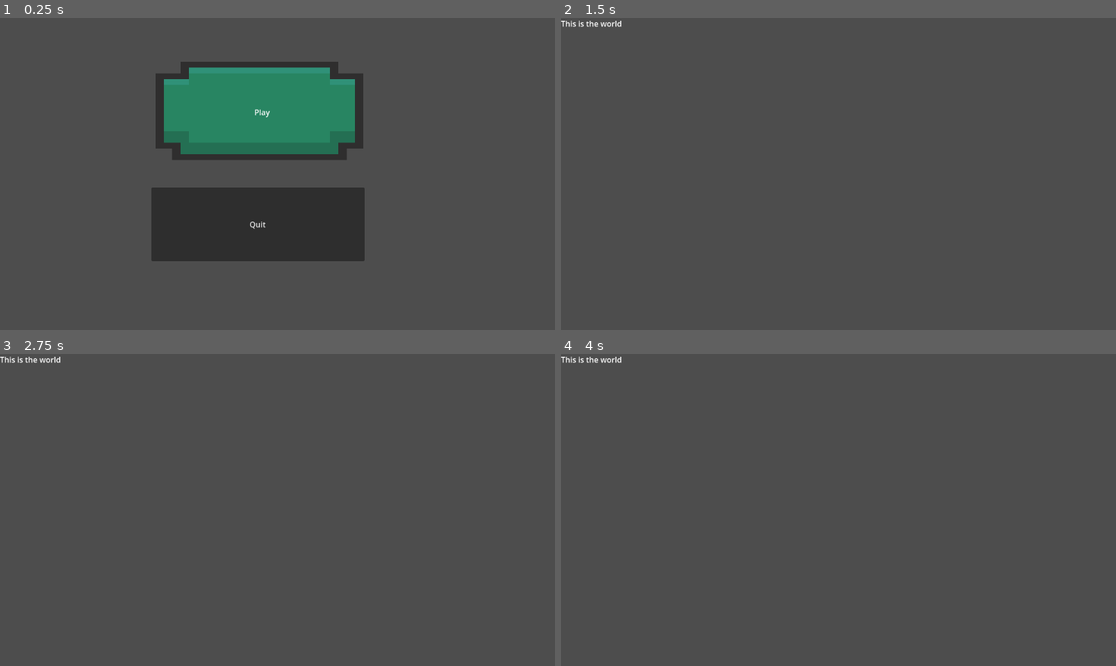
Above: before the commit, frames 1-4 (two rows, left to right).
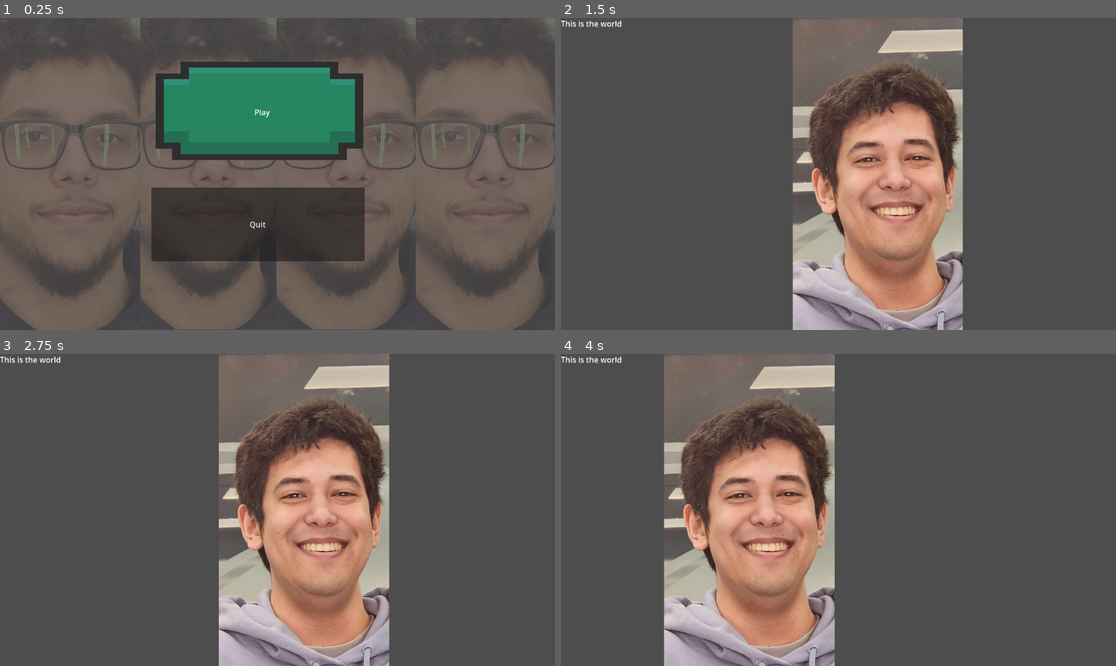
Above: after the commit, the same moments.

Repository: Danton1/MysticMead
Game: Godot game, scene res://main.tscn
Same seed, same stepped clock (60 frames per second), same inputs: the game is played once before the commit and once after it.
Inputs:
- Up to frame 1 (0.25 s): no input
- Up to frame 2 (1.5 s): click "Play" at 0.5 s
- Up to frame 3 (2.75 s): no input
- Up to frame 4 (4 s): no input

The runs differ from the first frame. In frame 1, 45% of the frame differs, in the area x 0-100%, y 0-100%; in frame 2, 28%; in frame 3, 28%; in frame 4, 28%.

Commit message:
main menu and start image animation

Diff:
--- a/Godot/main.gd
+++ b/Godot/main.gd
@@ -6,3 +6,8 @@
 
 func _on_texture_button_pressed():
 	get_tree().change_scene_to_file("res://world.tscn")
+
+func _ready():
+	# This method is called when the node and its children are added to the scene.
+	# You can initialize anything here.
+	pass
--- a/Godot/main.tscn
+++ b/Godot/main.tscn
@@ -1,11 +1,36 @@
-[gd_scene load_steps=4 format=3 uid="uid://dktwo5xrwc32q"]
+[gd_scene load_steps=5 format=3 uid="uid://dktwo5xrwc32q"]
 
 [ext_resource type="Script" path="res://main.gd" id="1_usvqv"]
 [ext_resource type="Texture2D" uid="uid://cboxljehtxij2" path="res://ButtonAssetPack-Adwitr/Button (1) - Copy.png" id="2_5osb5"]
+[ext_resource type="Texture2D" uid="uid://ojl2jc2jn5wv" path="res://DanBackground.jpg" id="2_arca5"]
 [ext_resource type="Texture2D" uid="uid://b086wl4dy3u5c" path="res://ButtonAssetPack-Adwitr/Button Exit.png" id="3_yja64"]
 
 [node name="Main" type="Node2D"]
 script = ExtResource("1_usvqv")
+
+[node name="DanBackground" type="Sprite2D" parent="."]
+modulate = Color(1, 1, 1, 0.294118)
+position = Vector2(145.125, 323.621)
+scale = Vector2(0.156183, 0.162072)
+texture = ExtResource("2_arca5")
+
+[node name="DanBackground2" type="Sprite2D" parent="."]
+modulate = Color(1, 1, 1, 0.294118)
+position = Vector2(432.438, 323)
+scale = Vector2(0.151432, 0.162072)
+texture = ExtResource("2_arca5")
+
+[node name="DanBackground3" type="Sprite2D" parent="."]
+modulate = Color(1, 1, 1, 0.294118)
+position = Vector2(718.688, 323)
+scale = Vector2(0.154912, 0.162072)
+texture = ExtResource("2_arca5")
+
+[node name="DanBackground4" type="Sprite2D" parent="."]
+modulate = Color(1, 1, 1, 0.294118)
+position = Vector2(1008.19, 323.621)
+scale = Vector2(0.155447, 0.162072)
+texture = ExtResource("2_arca5")
 
 [node name="Quit" type="Button" parent="."]
 offset_left = 314.0
@@ -24,6 +49,7 @@
 stretch_mode = 0
 
 [node name="Label" type="Label" parent="TextureButton"]
+layout_mode = 0
 offset_left = 205.0
 offset_top = 93.0
 offset_right = 245.0
--- /dev/null
+++ b/Godot/world.gd
@@ -0,0 +1,29 @@
+extends Node2D
+
+
+# Called when the node enters the scene tree for the first time.
+func _ready():
+	pass # Replace with function body.
+
+
+# Called every frame. 'delta' is the elapsed time since the previous frame.
+func _process(delta):
+	pass
+
+# In your script where you handle animation
+func play_animation_in_world_scene():
+	# Access the AnimationPlayer in the world scene
+	var world_scene = get_tree().get_root().get_node("World")
+	var animation_player = world_scene.get_node("AnimationPlayer")
+
+	# Check if the animation player exists
+	if animation_player != null:
+		# Play the animation
+		animation_player.play("new_animation")
+	else:
+		print("AnimationPlayer not found in the world scene.")
+
+
+func _on_draw():
+	print("Started Game")
+	play_animation_in_world_scene()
--- a/Godot/world.tscn
+++ b/Godot/world.tscn
@@ -1,8 +1,46 @@
-[gd_scene format=3 uid="uid://d1cin43ulu8cy"]
+[gd_scene load_steps=5 format=3 uid="uid://d1cin43ulu8cy"]
+
+[ext_resource type="Texture2D" uid="uid://foodjqsom2bf" path="res://ConradBackground.jpg" id="1_klcmb"]
+[ext_resource type="Script" path="res://world.gd" id="1_v821f"]
+
+[sub_resource type="Animation" id="Animation_h8clo"]
+resource_name = "new_animation"
+length = 3.0
+loop_mode = 1
+tracks/0/type = "value"
+tracks/0/imported = false
+tracks/0/enabled = true
+tracks/0/path = NodePath("AnimationPlayer/ConradBackground:position")
+tracks/0/interp = 1
+tracks/0/loop_wrap = true
+tracks/0/keys = {
+"times": PackedFloat32Array(0, 1.5, 3),
+"transitions": PackedFloat32Array(1, 1, 1),
+"update": 0,
+"values": [Vector2(178, 331), Vector2(977, 331), Vector2(178, 331)]
+}
+
+[sub_resource type="AnimationLibrary" id="AnimationLibrary_fd314"]
+_data = {
+"new_animation": SubResource("Animation_h8clo")
+}
 
 [node name="World" type="Node2D"]
+script = ExtResource("1_v821f")
 
 [node name="Label" type="Label" parent="."]
 offset_right = 40.0
 offset_bottom = 23.0
 text = "This is the world"
+
+[node name="AnimationPlayer" type="AnimationPlayer" parent="."]
+libraries = {
+"": SubResource("AnimationLibrary_fd314")
+}
+
+[node name="ConradBackground" type="Sprite2D" parent="AnimationPlayer"]
+position = Vector2(534.862, 331)
+scale = Vector2(0.189307, 0.189307)
+texture = ExtResource("1_klcmb")
+
+[connection signal="draw" from="." to="." method="_on_draw"]
Binary file added: Godot/ConradBackground.jpg
Not shown, added: Godot/ConradBackground.jpg.import
Binary file added: Godot/DanBackground.jpg
Not shown, added: Godot/DanBackground.jpg.import
Not shown, added: Resources/(65) Godot Game Development – Crash Course for Beginners - YouTube.url
